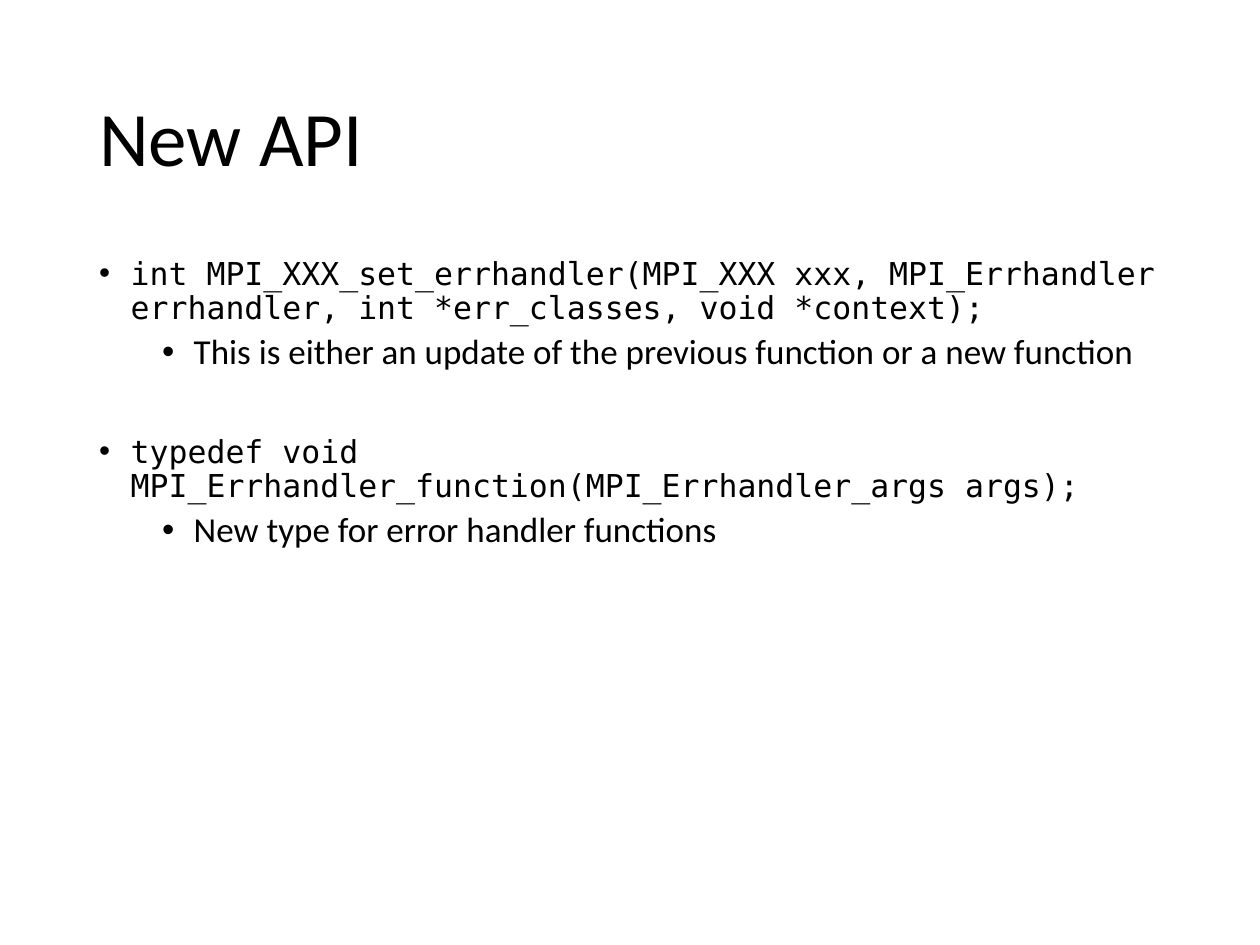
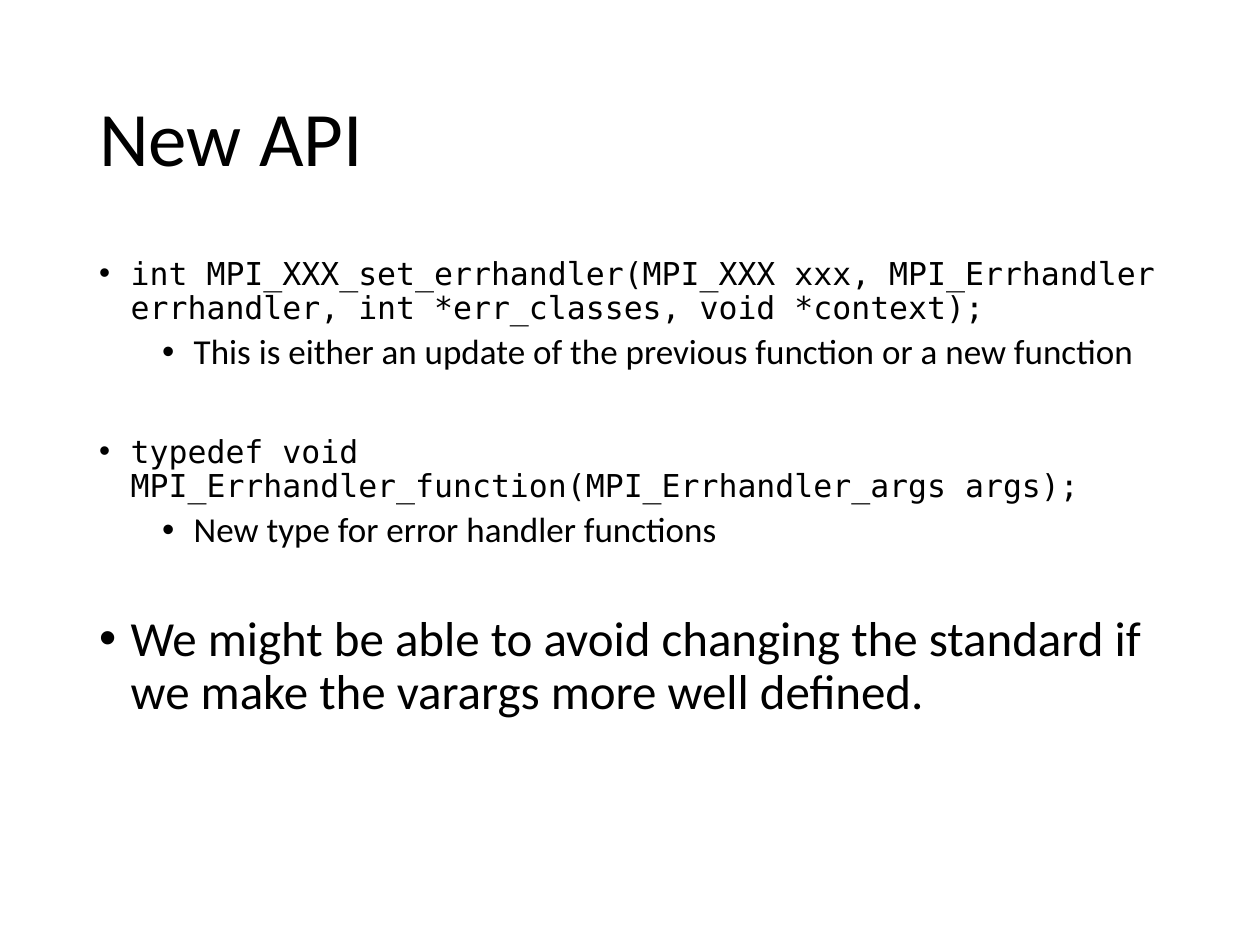
Before and after one commit to mpiwg-ft/ft-issues, a slide deck: slide 13 of slides/2016-03-01-FTWG-Error-Handlers.pptx (slide 11 before the commit). Drawn at 1260x945 pixels with LibreOffice and Linux fonts; fonts in the diff are those of the drawing. Boxes give left, top, right and bottom in pixels: in the first picture for what was removed or moved away, otherwise in the second. Text is boxed around its words. In the diff, an @@ line names an element or a change of style, - is before the commit and + after.

```diff
--- a/slides/2016-03-01-FTWG-Error-Handlers.pptx
+++ b/slides/2016-03-01-FTWG-Error-Handlers.pptx
@@ text at [131,622,1141,718]: paragraph added @@
+• We might be able to avoid changing the standard if we make the varargs more well defined.
```
Also in this commit, not shown: 4 other slides changed, 2 slides added.
